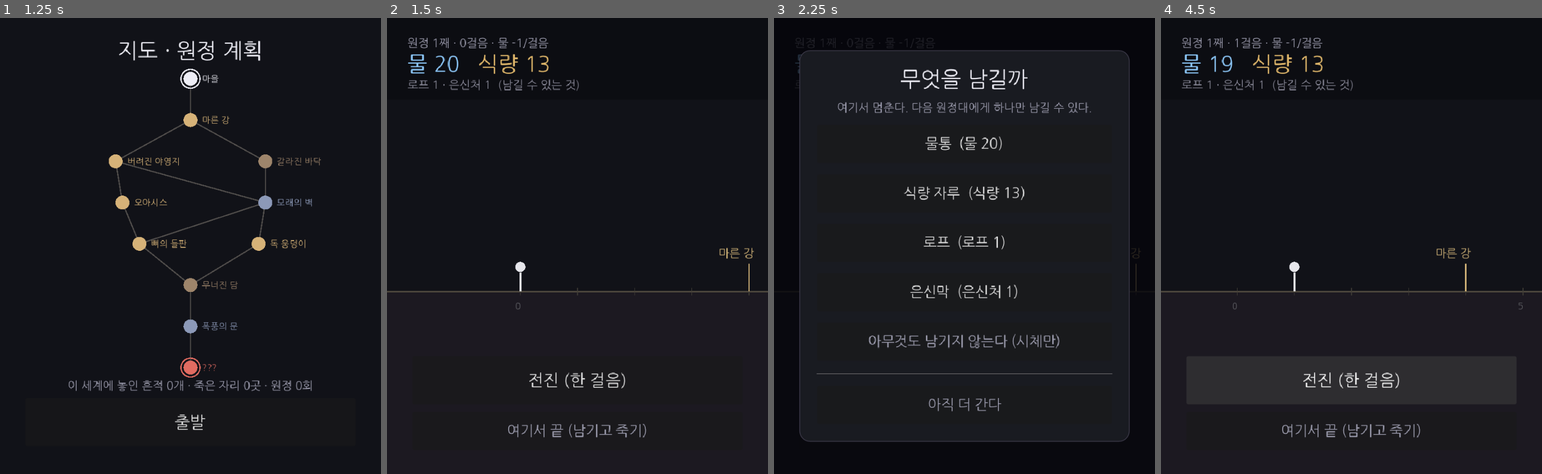
Above: before the commit, frames 1-4 (left to right).
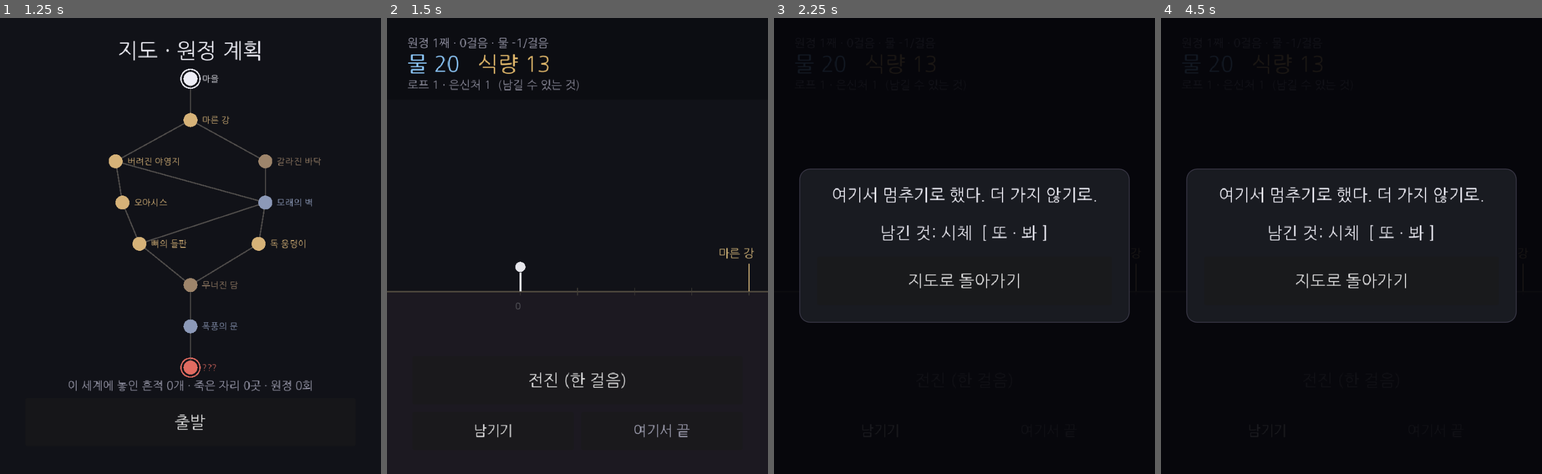
Above: after the commit, the same moments.

Repository: soomin007/Otherside
Game: Godot game, scene res://scenes/main.tscn
The game is run twice, just before and just after one commit, with the same random seed, the same clock (stepped at 60 frames per second) and the same inputs.
Inputs (mouse positions are in pixels of both pictures, inside the frame that each line leads up to):
- Up to frame 1 (1.25 s): click "원정 떠나기" at 0.5 s
- Up to frame 2 (1.5 s): click "출발" at 1.25 s
- Up to frame 3 (2.25 s): click "여기서 끝 (남기고 죽기)" (after the commit: "여기서 끝") at 2 s
- Up to frame 4 (4.5 s): click (1267, 432) at 2.75 s, where only the run after the commit has a clickable "남기기"; click (1351, 405) at 3.5 s, where only the run before the commit has a clickable "아직 더 간다"; click (1351, 378) at 4.25 s, where only the run before the commit has a clickable "전진 (한 걸음)"

Frame 1 is identical in both runs. In frame 2, 0.5% of the frame differs, in the area x 23-80%, y 88-92%; in frame 3, 5.6%; in frame 4, 13%, in the area x 0-100%, y 4-93%.

Commit message:
feat(bequeath): 남김 = 죽음 분리, 물건 두고 계속 전진
남김이 즉시 죽음이던 것을 기획 의도(§3 "남기면 그만큼 잃는다 = 자기 수명 깎기")대로 복원.
물건 하나를 그 자리에 두고 그 자원만 잃은 채 계속 간다(런당 1회).

- ExpeditionRun: bequeathed 토큰, LEAVE_COST(물4·식3·은1·로프1 = 줍기 값 대칭),
  can_leave(보유+생존 게이트: 물/식량은 죽지 않을 만큼만), do_leave(자원 차감+토큰).
- Expedition: 하단을 전진 + [남기기 | 여기서 끝]로. "남기기"=물건+태그 두고 계속(죽음 X),
  남긴 자원 흔적은 uses=PICKUP_USES(줍기 루프 닫힘). "여기서 끝"=별개 자발적 죽음(시체만).
  남기기 버튼 상태(소진/남길 것 없음) _refresh 에서 갱신.
- 기획서 §3 남김 명세 갱신(런당 1회·죽음 분리·비용 대칭·늦은 지식은 게임적 허용). backlog 남김 항목 갱신.
- 검증: import·남김 로직(-s)·expedition 부팅 에러 0.

Co-Authored-By: Claude Opus 4.8 (1M context) <noreply@anthropic.com>
Claude-Session: https://claude.ai/code/session_011aHeoKNKfgt1XZBnLJkMbQ

Diff:
--- a/scripts/core/ExpeditionRun.gd
+++ b/scripts/core/ExpeditionRun.gd
@@ -15,11 +15,15 @@
 const GAP_MIN: int = 2         ## 일반 상황 최소 간격 (걸음)
 const GAP_MAX: int = 4         ## 일반 상황 최대 간격 (걸음)
 
+## 남길 때 잃는 양 = 다음 원정대가 줍기로 얻는 양(Situations.pickup_trace 와 대칭). 물건 하나 = 그만큼의 희생.
+const LEAVE_COST: Dictionary = {"water": 4, "food": 3, "shelter": 1, "rope": 1}
+
 var resources: Dictionary = {}        ## {"water": int, "food": int, "rope": int, "shelter": int}
 var leg: int = 0                      ## 전진한 걸음 수
 var alive: bool = true
 var death_cause: String = ""          ## "" | "thirst" | "hunger"
 var pending_situation: Dictionary = {} ## 지금 결정해야 할 상황 (비어 있으면 없음)
+var bequeathed: bool = false          ## 이번 원정에 "남김 한 번"을 이미 썼나 (런당 1회)
 
 var rng := RandomNumberGenerator.new()
 var _last_situation_id: String = ""
@@ -62,6 +66,27 @@
 ## 플래그를 켠다 (UI 가 선택의 sets/sets_persist 를 반영). 영속 저장은 GameState 가 따로 한다.
 func set_flag(f: String) -> void:
 	_flags[f] = true
+
+## 이 물건(자원)을 남길 때 잃는 양.
+func leave_cost(key: String) -> int:
+	return int(LEAVE_COST.get(key, 0))
+
+## 지금 이 자원을 남길 수 있나 — 토큰 미사용 + 보유량 충분 + 생존 자원(물/식량)은 남기고도 살아남아야(>=1).
+func can_leave(key: String) -> bool:
+	if bequeathed:
+		return false
+	var cost: int = leave_cost(key)
+	if cost <= 0 or get_res(key) < cost:
+		return false
+	if (key == "water" or key == "food") and get_res(key) - cost < 1:
+		return false
+	return true
+
+## 물건을 남긴다 — 자원을 비용만큼 잃고(자기 수명 깎기) 토큰을 소진한다. 흔적 자체는 UI/GameState 가 만든다.
+## can_leave 가 보장하므로 이로 인해 죽지 않는다(전진은 계속).
+func do_leave(key: String) -> void:
+	resources[key] = get_res(key) - leave_cost(key)
+	bequeathed = true
 
 ## 한 걸음 전진 - 소모 자원을 차감하고 고갈을 판정한다. 살아남으면 랜드마크/일반 상황을 세운다.
 func step() -> void:
--- a/scripts/ui/Expedition.gd
+++ b/scripts/ui/Expedition.gd
@@ -21,6 +21,7 @@
 var _food_label: Label
 var _aux_label: Label
 var _advance_btn: Button
+var _leave_btn: Button   ## "남기기" — 물건 하나 두고 계속 (런당 1회)
 var _end_btn: Button
 
 var _death_panel: Control
@@ -107,10 +108,19 @@
 	_advance_btn.pressed.connect(_on_advance)
 	bcol.add_child(_advance_btn)
 
-	_end_btn = UITheme.make_button("여기서 끝 (남기고 죽기)", false)
+	# 보조 두 개 한 줄: 남기기(물건 하나 두고 계속) + 여기서 끝(자발적 죽음)
+	var sub_row := HBoxContainer.new()
+	sub_row.add_theme_constant_override("separation", 12)
+	bcol.add_child(sub_row)
+
+	_leave_btn = UITheme.make_button("남기기", false)
+	_leave_btn.pressed.connect(_on_leave_pressed)
+	sub_row.add_child(_leave_btn)
+
+	_end_btn = UITheme.make_button("여기서 끝", false)
 	_end_btn.add_theme_color_override("font_color", UITheme.MUTED)
 	_end_btn.pressed.connect(_on_end)
-	bcol.add_child(_end_btn)
+	sub_row.add_child(_end_btn)
 
 	_build_situation_panel()
 	_build_death_panel()
@@ -211,8 +221,26 @@
 	_water_label.add_theme_color_override("font_color", _res_color(water, 3, Color(0.55, 0.78, 0.97)))
 	_food_label.add_theme_color_override("font_color", _res_color(food, 2, Color(0.88, 0.72, 0.42)))
 	_aux_label.text = "로프 %d · 은신처 %d  (남길 수 있는 것)" % [_run.get_res("rope"), _run.get_res("shelter")]
+	_update_leave_btn()
 	_update_storm_fx()
 	queue_redraw()
+
+## "남기기" 버튼 상태 — 이미 남겼으면 잠그고("남겼다"), 아니면 남길 수 있는 자원이 하나라도 있을 때만 활성.
+func _update_leave_btn() -> void:
+	if _leave_btn == null:
+		return
+	if _run.bequeathed:
+		_leave_btn.disabled = true
+		_leave_btn.text = "남겼다"
+	else:
+		_leave_btn.disabled = not _any_leavable()
+		_leave_btn.text = "남기기"
+
+func _any_leavable() -> bool:
+	for key in ["water", "food", "rope", "shelter"]:
+		if _run.can_leave(key):
+			return true
+	return false
 
 ## 화면에 보이는 폭풍 구간을 찾아 StormFX 영역을 갱신한다(걸음마다 + 리사이즈 시). _draw_storm 의 띠와 같은 좌표.
 func _update_storm_fx() -> void:
@@ -254,7 +282,14 @@
 		_show_situation()
 
 func _on_end() -> void:
+	# 여기서 끝 — 자발적 죽음(시체만 남는다). 물건 남김은 "남기기"로 따로, 죽지 않고.
 	if not _run.alive or _bequeath_panel.visible:
+		return
+	_die("chosen")
+
+## 남기기 — 물건 하나를 두고(자원 -비용) 계속 간다(런당 1회). 죽음과 분리.
+func _on_leave_pressed() -> void:
+	if not _run.alive or _run.bequeathed or _bequeath_panel.visible or _sit_panel.visible:
 		return
 	_show_bequeath()
 
@@ -290,6 +325,7 @@
 		_choice_box.add_child(btn)
 
 	_advance_btn.disabled = true
+	_leave_btn.disabled = true
 	_end_btn.disabled = true
 	_sit_panel.visible = true
 
@@ -342,23 +378,24 @@
 		parts.append("%s %s%d" % [str(RES_KO.get(key, key)), sign_str, v])
 	return " · ".join(parts)
 
-# --- 남김 한 번 (자발적 종료) ---
-
-## "남김 한 번" 결정 화면을 연다. 무엇을(자원 1종/시체) 고른 뒤 태그를 얹는다.
+# --- 남김 한 번 (물건 두고 계속) ---
+
+## "남김 한 번" 결정 화면을 연다 — 물건 하나를 골라 태그를 얹는다. 죽지 않고 계속 간다(그 자원만 그만큼 잃음).
 func _show_bequeath() -> void:
-	_picked_kind = TraceData.ObjectKind.BODY
+	_picked_kind = TraceData.ObjectKind.MARK
 	_picked_tags = []
 	_advance_btn.disabled = true
+	_leave_btn.disabled = true
 	_end_btn.disabled = true
 	_sit_panel.visible = false
 	_bequeath_step_what()
 	_bequeath_panel.visible = true
 
-## 1단계 — 무엇을 남길까. 들고 있는 자원만 고를 수 있다(없으면 시체만). 남김 = 자기 수명 깎기.
+## 1단계 — 무엇을 남길까. 남기면 그만큼 잃는다(자기 수명 깎기). 생존 자원(물/식량)은 죽지 않을 만큼만 남길 수 있다.
 func _bequeath_step_what() -> void:
 	_clear_box(_bequeath_box)
 	_bequeath_box.add_child(UITheme.make_label("무엇을 남길까", UITheme.FS_H1))
-	_bequeath_box.add_child(UITheme.make_label("여기서 멈춘다. 다음 원정대에게 하나만 남길 수 있다.", UITheme.FS_SMALL, UITheme.MUTED))
+	_bequeath_box.add_child(UITheme.make_label("물건 하나를 여기 둔다. 그만큼 잃지만, 계속 갈 수 있다.", UITheme.FS_SMALL, UITheme.MUTED))
 	var opts: Array = [
 		[TraceData.ObjectKind.WATER, "물통", "water"],
 		[TraceData.ObjectKind.FOOD, "식량 자루", "food"],
@@ -369,20 +406,17 @@
 		var kind: int = o[0]
 		var label: String = o[1]
 		var res_key: String = o[2]
-		var n: int = _run.get_res(res_key)
-		var btn := UITheme.make_button("%s  (%s %d)" % [label, str(RES_KO.get(res_key, res_key)), n], false)
-		if n > 0:
+		var cost: int = _run.leave_cost(res_key)
+		var have: int = _run.get_res(res_key)
+		var btn := UITheme.make_button("%s  (%s -%d / 보유 %d)" % [label, str(RES_KO.get(res_key, res_key)), cost, have], false)
+		if _run.can_leave(res_key):
 			btn.pressed.connect(_pick_object.bind(kind))
 		else:
 			btn.disabled = true
 		_bequeath_box.add_child(btn)
-	var body_btn := UITheme.make_button("아무것도 남기지 않는다 (시체만)", false)
-	body_btn.add_theme_color_override("font_color", UITheme.MUTED)
-	body_btn.pressed.connect(_pick_object.bind(TraceData.ObjectKind.BODY))
-	_bequeath_box.add_child(body_btn)
 
 	_bequeath_box.add_child(HSeparator.new())
-	var cancel := UITheme.make_button("아직 더 간다", false)
+	var cancel := UITheme.make_button("그냥 간다", false)
 	cancel.add_theme_color_override("font_color", UITheme.MUTED)
 	cancel.pressed.connect(_cancel_bequeath)
 	_bequeath_box.add_child(cancel)
@@ -418,7 +452,7 @@
 	var back := UITheme.make_button("뒤로", false)
 	back.pressed.connect(_bequeath_step_what)
 	row.add_child(back)
-	var done := UITheme.make_button("남기고 떠난다", false)
+	var done := UITheme.make_button("남기고 계속 간다", false)
 	done.pressed.connect(_commit_bequeath)
 	row.add_child(done)
 	_bequeath_box.add_child(row)
@@ -437,21 +471,38 @@
 func _is_pickup_kind(kind: int) -> bool:
 	return kind == TraceData.ObjectKind.WATER or kind == TraceData.ObjectKind.FOOD or kind == TraceData.ObjectKind.SHELTER
 
-## 결정 확정 — 흔적을 남기고(죽음으로 자원은 사라진다) 죽음 화면으로.
+## 결정 확정 — 물건을 그 자리에 남기고(자원 그만큼 잃음) 계속 간다. 죽지 않는다.
+## 남긴 자원 흔적은 줍기 가능(uses) — 다음 원정대가 집어 쓴다(루프가 닫힌다).
 func _commit_bequeath() -> void:
+	var res_key: String = _kind_to_key(_picked_kind)
+	if res_key == "":
+		_cancel_bequeath()
+		return
+	_run.do_leave(res_key)  # 자원 -비용 + 토큰 소진 (can_leave 가 생존 보장 → 안 죽음)
 	var uses: int = TraceData.PICKUP_USES if _is_pickup_kind(_picked_kind) else 0
 	var trace := TraceData.new(_picked_kind, _run.leg, _picked_tags, uses)
 	GameState.leave_trace(trace)
-	GameState.record_death(_run.leg)
 	GameState.save_game()
 	_bequeath_panel.visible = false
-	_show_death("chosen", _picked_tags, _picked_kind)
-
-## 남김 취소 — 아직 안 죽었으니 결정 화면을 닫고 계속 간다.
+	_advance_btn.disabled = false
+	_end_btn.disabled = false
+	_refresh()  # 줄어든 자원·소진된 남기기 버튼 반영. 계속 전진.
+
+## 남김 취소 — 결정 화면을 닫고 계속 간다.
 func _cancel_bequeath() -> void:
 	_bequeath_panel.visible = false
 	_advance_btn.disabled = false
 	_end_btn.disabled = false
+	_refresh()
+
+## 남길 물건 종류 → 자원 키 ("" = 자원 아님/없음).
+func _kind_to_key(kind: int) -> String:
+	match kind:
+		TraceData.ObjectKind.WATER: return "water"
+		TraceData.ObjectKind.FOOD: return "food"
+		TraceData.ObjectKind.ROPE: return "rope"
+		TraceData.ObjectKind.SHELTER: return "shelter"
+		_: return ""
 
 func _obj_name(kind: int) -> String:
 	match kind:
@@ -491,7 +542,7 @@
 	match cause:
 		"thirst": return "물이 떨어졌다. 여기서 갈증으로 끝났다."
 		"hunger": return "식량이 떨어졌다. 더 가지 못했다."
-		"chosen": return "여기서 멈추기로 했다. 다음 원정대에게 남긴다."
+		"chosen": return "여기서 멈추기로 했다. 더 가지 않기로."
 		_: return "여기서 끝났다."
 
 func _show_death(cause: String, tags: Array[String], kind: int = TraceData.ObjectKind.BODY) -> void:
Not shown, changed: docs/design/SYOTOS_기획서_v0.1.md
Not shown, changed: docs/design/backlog.md
